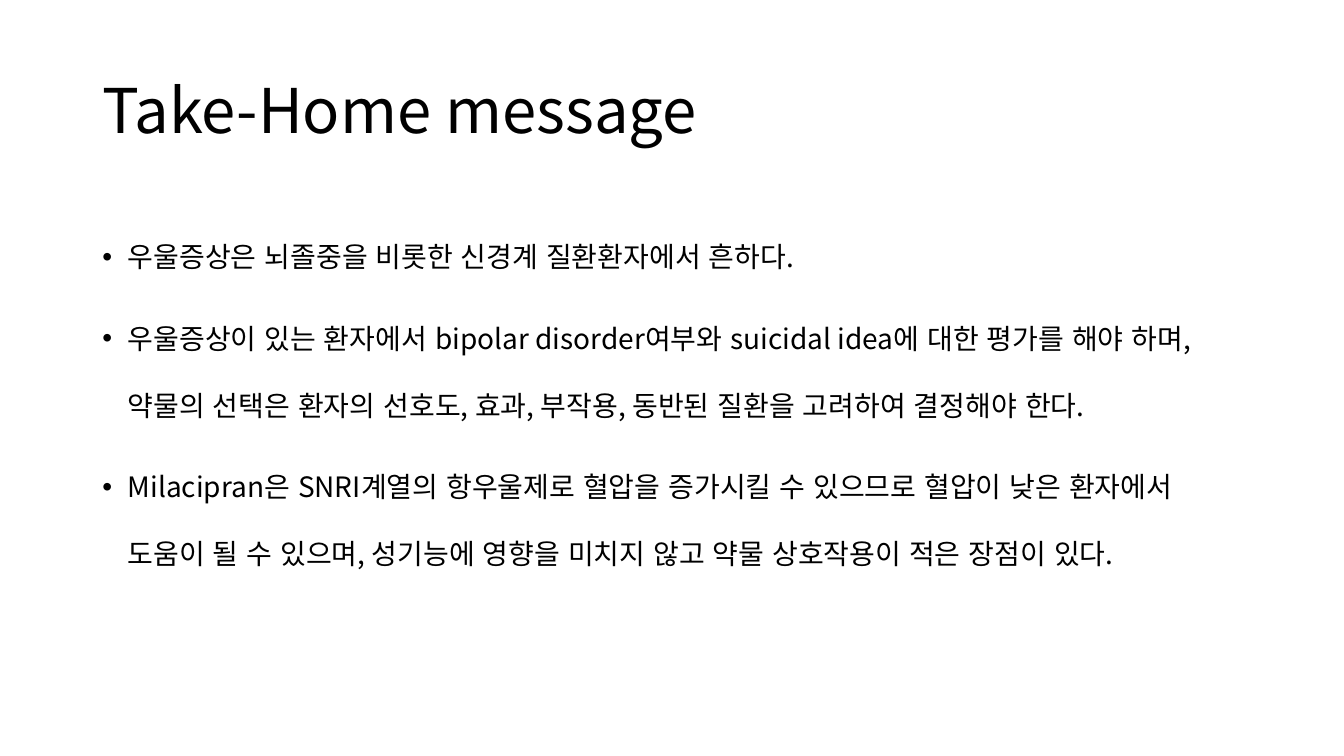
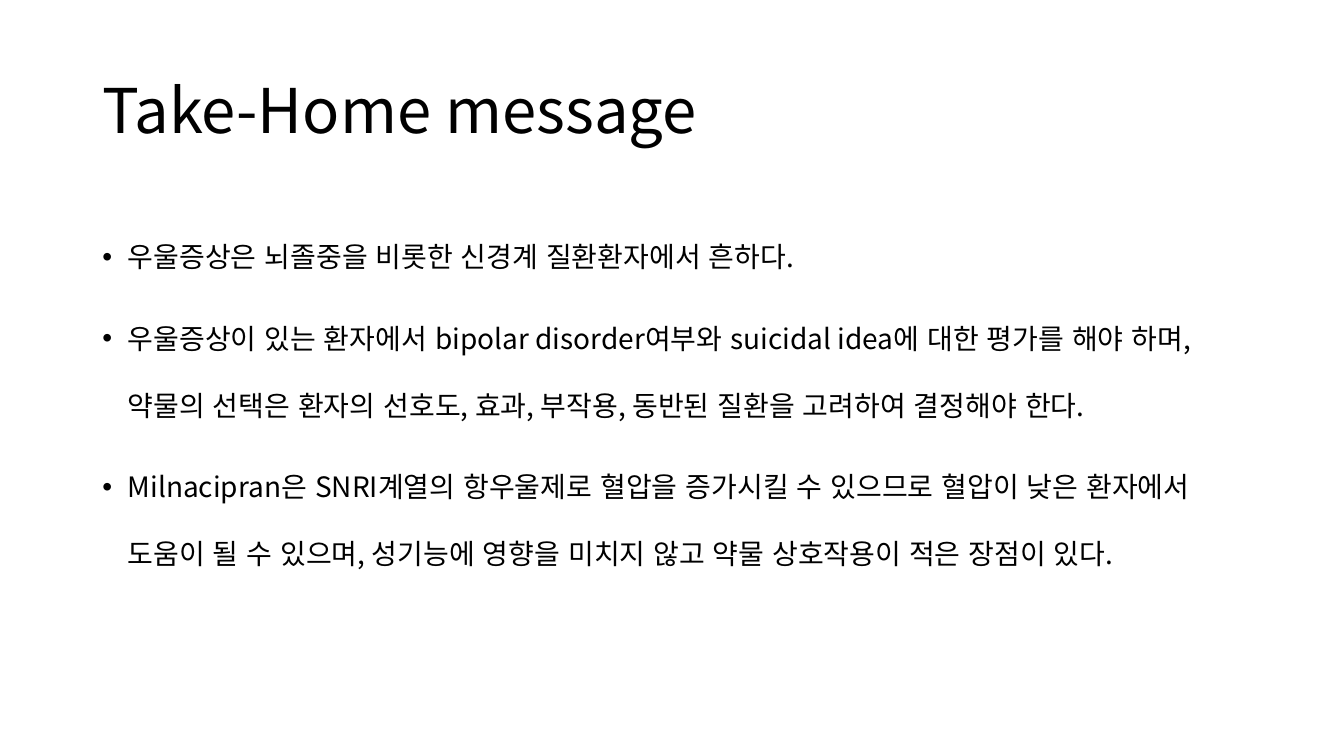
Before and after one commit to sbaram1/Presentation, a slide deck: slide 25 of 20190602_Ixel.pptx. Drawn at 1344x756 pixels with LibreOffice and Linux fonts; fonts in the diff are those of the drawing. Boxes give left, top, right and bottom in pixels: in the first picture for what was removed or moved away, otherwise in the second. Text is boxed around its words. In the diff, an @@ line names an element or a change of style, - is before the commit and + after.

```diff
--- a/20190602_Ixel.pptx
+++ b/20190602_Ixel.pptx
@@ text at <box>128,473,1189,569</box>: text changed @@
-• Milacipran은 SNRI계열의 항우울제로 혈압을 증가시킬 수 있으므로 혈압이 낮은 환자에서 도움이 될 수 있으며, 성기능에 영향을 미치지 않고 약물 상호작용이 적은 장점이 있다.
+• Milnacipran은 SNRI계열의 항우울제로 혈압을 증가시킬 수 있으므로 혈압이 낮은 환자에서 도움이 될 수 있으며, 성기능에 영향을 미치지 않고 약물 상호작용이 적은 장점이 있다.
```
Also in this commit, not shown: 17 other slides changed.
